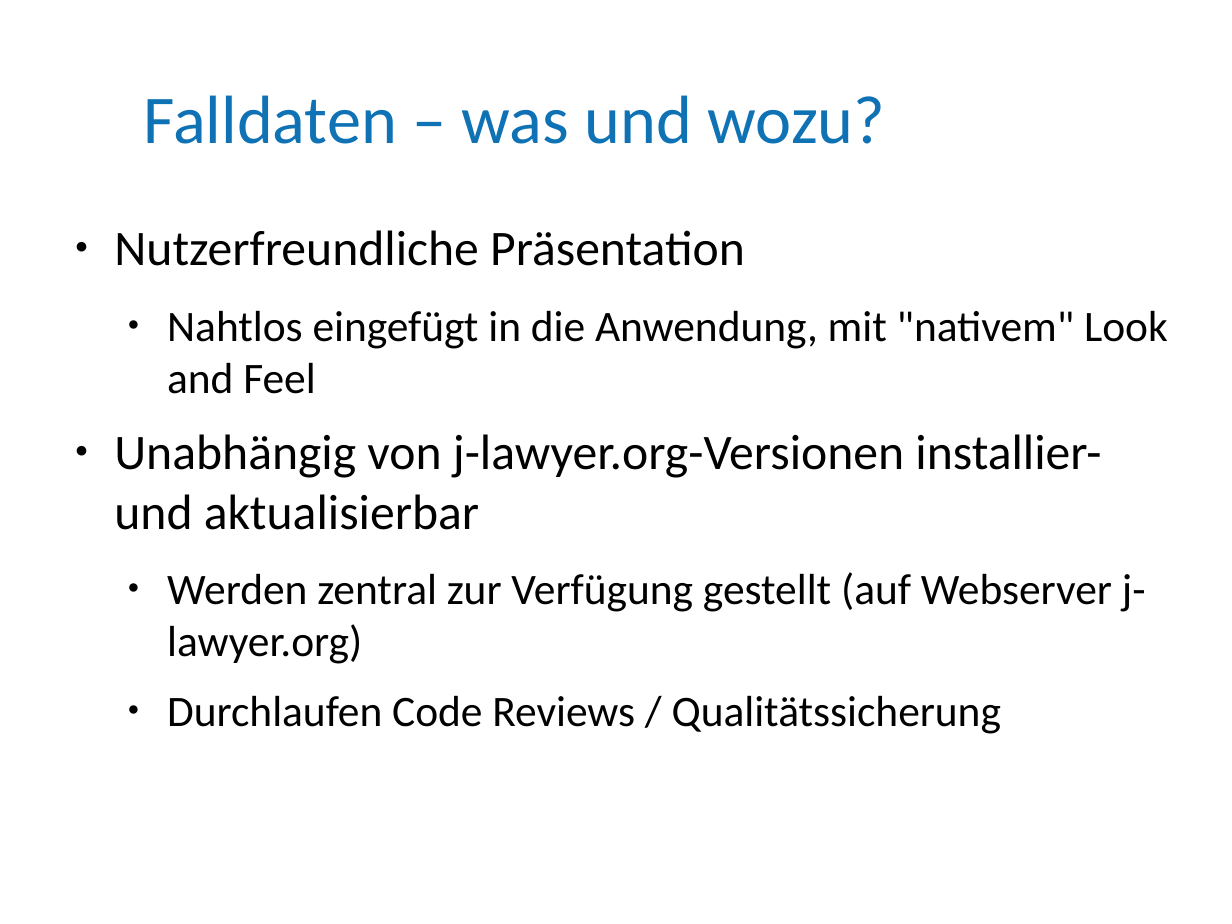
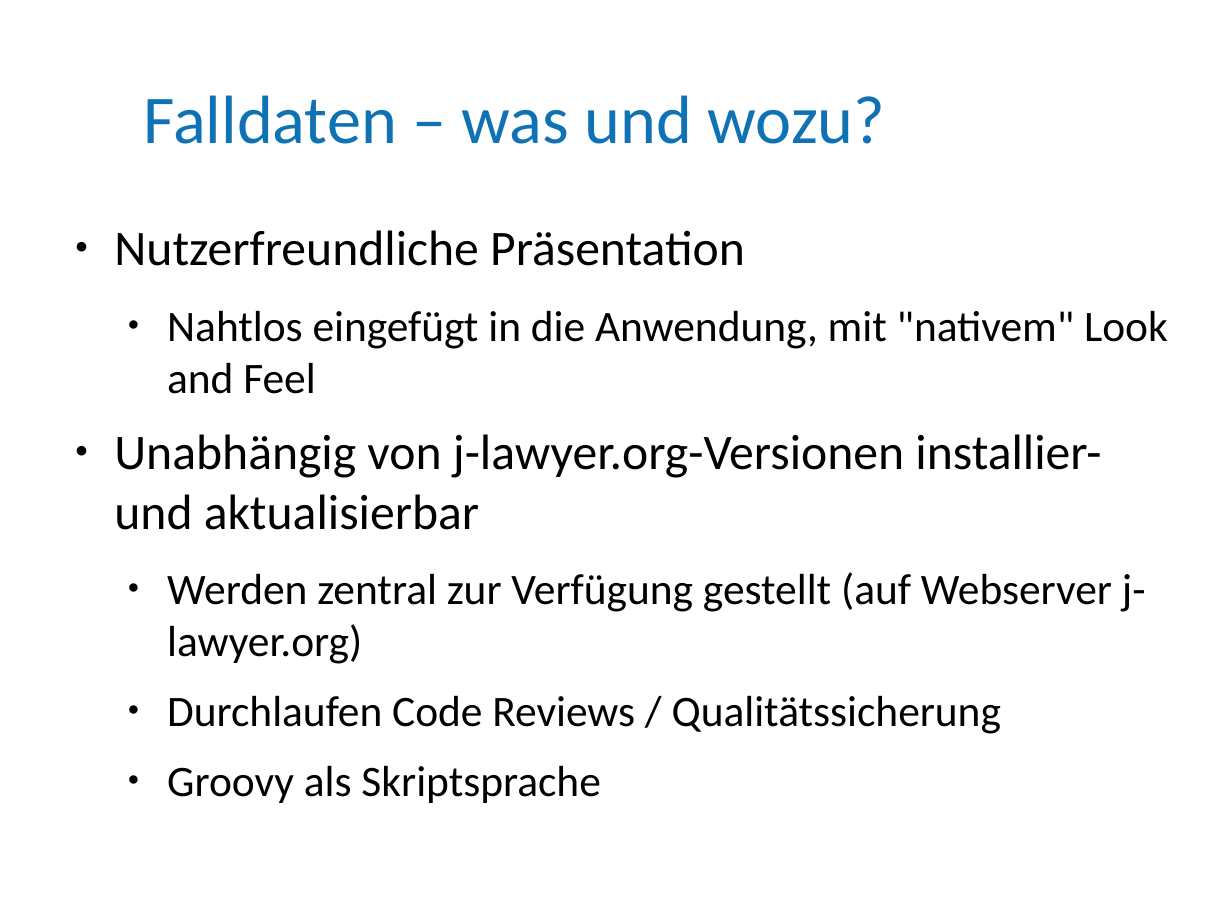
Before and after one commit to jlawyerorg/j-lawyer-documentation, a slide deck: slide 4 of src/j-lawyer-Falldatenblaetter-HowTo.odp. Drawn at 1232x924 pixels with LibreOffice and Linux fonts; fonts in the diff are those of the drawing; background and template pictures are left out. Boxes give left, top, right and bottom in pixels: in the first picture for what was removed or moved away, otherwise in the second. Text is boxed around its words. In the diff, an @@ line names an element or a change of style, - is before the commit and + after.

Commit message:
falldatenblätter finalized

```diff
--- a/src/j-lawyer-Falldatenblaetter-HowTo.odp
+++ b/src/j-lawyer-Falldatenblaetter-HowTo.odp
@@ text at (167, 765, 600, 803): paragraph added @@
+  ● Groovy als Skriptsprache
```
Also in this commit, not shown: 3 other slides changed, 4 slides added, 1 slide removed.
